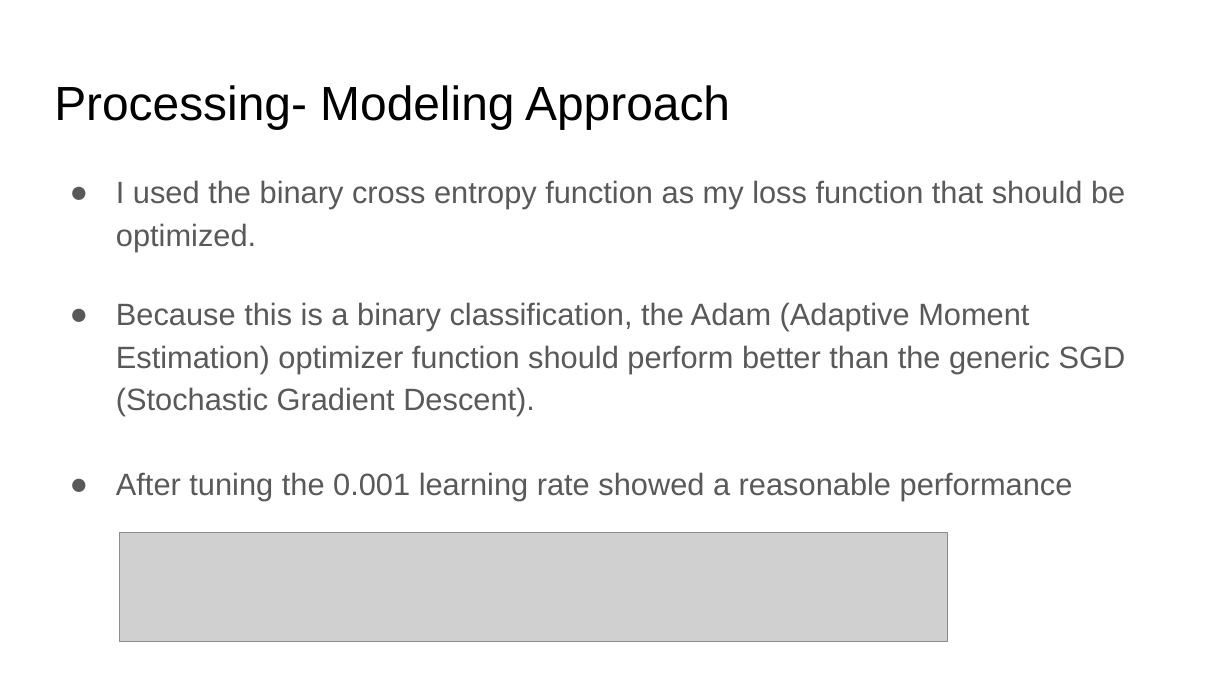
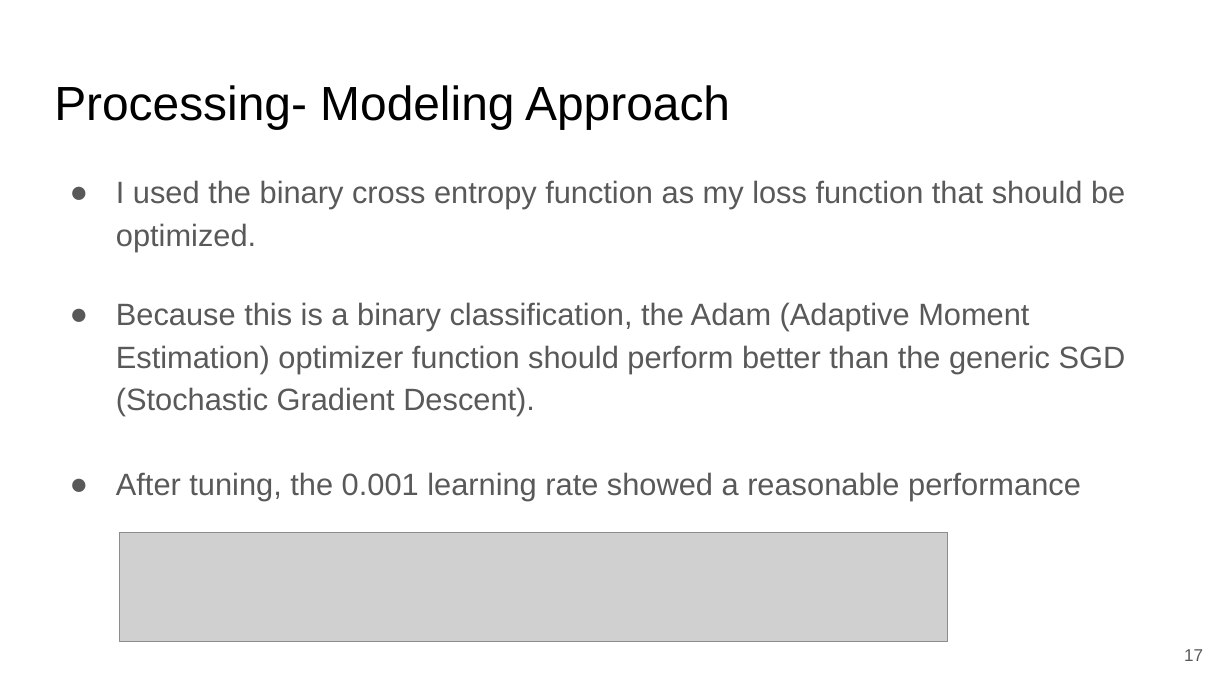
Before and after one commit to bnasr/FFN-CaseStudy, a slide deck: slide 17 of DS Growth Case Study.pptx. Drawn at 1232x693 pixels with LibreOffice and Linux fonts; fonts in the diff are those of the drawing; grey boxes stand for pictures. Boxes give left, top, right and bottom in pixels: in the first picture for what was removed or moved away, otherwise in the second. Text is boxed around its words. In the diff, an @@ line names an element or a change of style, - is before the commit and + after.

```diff
--- a/DS Growth Case Study.pptx
+++ b/DS Growth Case Study.pptx
@@ text at [116, 472, 1081, 501]: text changed @@
-● After tuning the 0.001 learning rate showed a reasonable performance
+● After tuning, the 0.001 learning rate showed a reasonable performance
@@ page number added at [1184, 649, 1203, 661], 10 pt, text #595959 @@
+17
```
Also in this commit, not shown: 23 other slides changed, 1 slide added, 1 other file.
